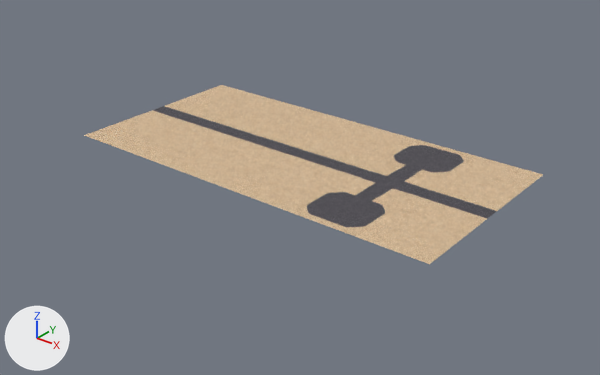
Renders of the FBX model Assets/Modelos/Crustacio Crujiente/Suelofinal.fbx from each side of a commit.
The view is the same before and after, from a 50 mm camera at (235.0, -402.0, 210.0) aimed at (-62.0, -32.0, -20.0). Every picture has the same lights, and +X, +Y and +Z are marked at lower left. The first picture is the older version. Where no turn or scale is listed for an object, it has been applied to the vertices.

Names of what the first picture shows: 'Asfalto.002', 'Asfalto.003', 'Asfalto.004', 'Asfalto.005', 'Asfalto.006', 'Asfalto.007', 'Asfalto.008', 'Asfalto.011', 'Asfalto.012', 'Asfalto.013', 'Asfalto.014', 'Asfalto.016' and 6 more.
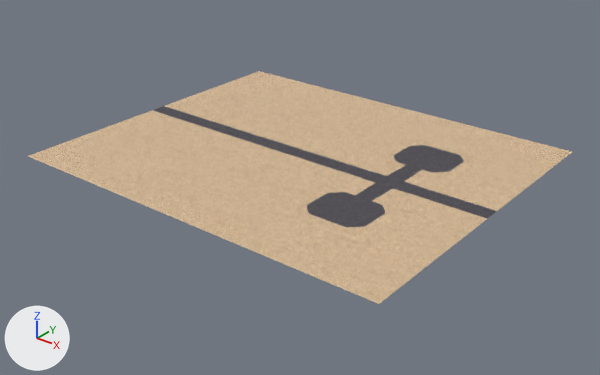
The change, as a diff of the scene's bpy script:
```diff
--- a/Assets/Modelos/Crustacio Crujiente/Suelofinal.fbx.py
+++ b/Assets/Modelos/Crustacio Crujiente/Suelofinal.fbx.py
@@ mat_arena_001 @@
+mat_arena_001 = bpy.data.materials.new('Arena.001')
+# uses the picture img_arena_basecolor_png
+# uses the picture img_arena_metallic_png
+# uses the picture img_arena_normal_png
+# uses the picture img_arena_roughness_png
@@ mat_arena_002 @@
+mat_arena_002 = bpy.data.materials.new('Arena.002')
+# uses the picture img_arena_basecolor_png
+# uses the picture img_arena_metallic_png
+# uses the picture img_arena_normal_png
+# uses the picture img_arena_roughness_png
@@ ob_asfalto_030 @@
+ob_asfalto_030 = bpy.data.objects.new('Asfalto.030', me_plane_033)  # 289 vertices, 256 faces; spans x -22.1..22.1, y -22.1..22.1, z -1.0
+ob_asfalto_030.location = (43.9, -112.2, 0.0)
@@ ob_asfalto_024 @@
+ob_asfalto_024 = bpy.data.objects.new('Asfalto.024', me_plane_027)  # 289 vertices, 256 faces; spans x -22.1..22.1, y -22.1..22.1, z -1.0
+ob_asfalto_024.location = (43.9, 64.6, 0.0)
@@ ob_asfalto_023 @@
+ob_asfalto_023 = bpy.data.objects.new('Asfalto.023', me_plane_026)  # 289 vertices, 256 faces; spans x -22.1..22.1, y -22.1..22.1, z -1.0
+ob_asfalto_023.location = (-44.4, 64.6, 0.0)
@@ ob_asfalto_027 @@
+ob_asfalto_027 = bpy.data.objects.new('Asfalto.027', me_plane_030)  # 289 vertices, 256 faces; spans x -22.1..22.1, y -22.1..22.1, z -1.0
+ob_asfalto_027.location = (-132.8, -112.2, 0.0)
@@ ob_asfalto_029 @@
+ob_asfalto_029 = bpy.data.objects.new('Asfalto.029', me_plane_032)  # 289 vertices, 256 faces; spans x -22.1..22.1, y -22.1..22.1, z -1.0
+ob_asfalto_029.location = (-44.4, -112.2, 0.0)
@@ ob_asfalto_026 @@
+ob_asfalto_026 = bpy.data.objects.new('Asfalto.026', me_plane_029)  # 289 vertices, 256 faces; spans x -22.1..22.1, y -22.1..22.1, z -1.0
+ob_asfalto_026.location = (-177.0, -112.2, 0.0)
@@ ob_asfalto_028 @@
+ob_asfalto_028 = bpy.data.objects.new('Asfalto.028', me_plane_031)  # 289 vertices, 256 faces; spans x -22.1..22.1, y -22.1..22.1, z -1.0
+ob_asfalto_028.location = (-88.6, -112.2, 0.0)
@@ ob_asfalto_021 @@
+ob_asfalto_021 = bpy.data.objects.new('Asfalto.021', me_plane_024)  # 289 vertices, 256 faces; spans x -22.1..22.1, y -22.1..22.1, z -1.0
+ob_asfalto_021.location = (-132.8, 64.6, 0.0)
@@ ob_asfalto_022 @@
+ob_asfalto_022 = bpy.data.objects.new('Asfalto.022', me_plane_025)  # 289 vertices, 256 faces; spans x -22.1..22.1, y -22.1..22.1, z -1.0
+ob_asfalto_022.location = (-88.6, 64.6, 0.0)
@@ ob_asfalto_031 @@
+ob_asfalto_031 = bpy.data.objects.new('Asfalto.031', me_plane_034)  # 289 vertices, 256 faces; spans x -22.1..22.1, y -22.1..22.1, z -1.0
+ob_asfalto_031.location = (-0.2, -112.2, 0.0)
@@ ob_asfalto_020 @@
+ob_asfalto_020 = bpy.data.objects.new('Asfalto.020', me_plane_023)  # 289 vertices, 256 faces; spans x -22.1..22.1, y -22.1..22.1, z -1.0
+ob_asfalto_020.location = (-177.0, 64.6, 0.0)
@@ ob_asfalto_025 @@
+ob_asfalto_025 = bpy.data.objects.new('Asfalto.025', me_plane_028)  # 289 vertices, 256 faces; spans x -22.1..22.1, y -22.1..22.1, z -1.0
+ob_asfalto_025.location = (-0.2, 64.6, 0.0)
```

What differs and where, as boxes [x1, y1, x2, y2] in the pictures (600 x 375 px):
'Asfalto.030', added (beige): after [303, 237, 429, 304]
'Asfalto.031', added (beige): after [235, 212, 355, 272]
'Asfalto.029', added (beige): after [175, 190, 288, 243]
'Asfalto.028', added (beige): after [121, 170, 229, 218]
'Asfalto.027', added (beige): after [72, 152, 176, 195]
'Asfalto.024', added (beige): after [478, 135, 572, 175]
'Asfalto.026', added (beige): after [28, 136, 127, 175]
'Asfalto.025', added (beige): after [417, 120, 508, 156]
'Asfalto.023', added (beige): after [362, 106, 450, 139]
'Asfalto.022', added (beige): after [312, 94, 396, 124]
'Asfalto.021', added (beige): after [265, 82, 346, 110]
'Asfalto.020', added (beige): after [222, 71, 300, 97]
